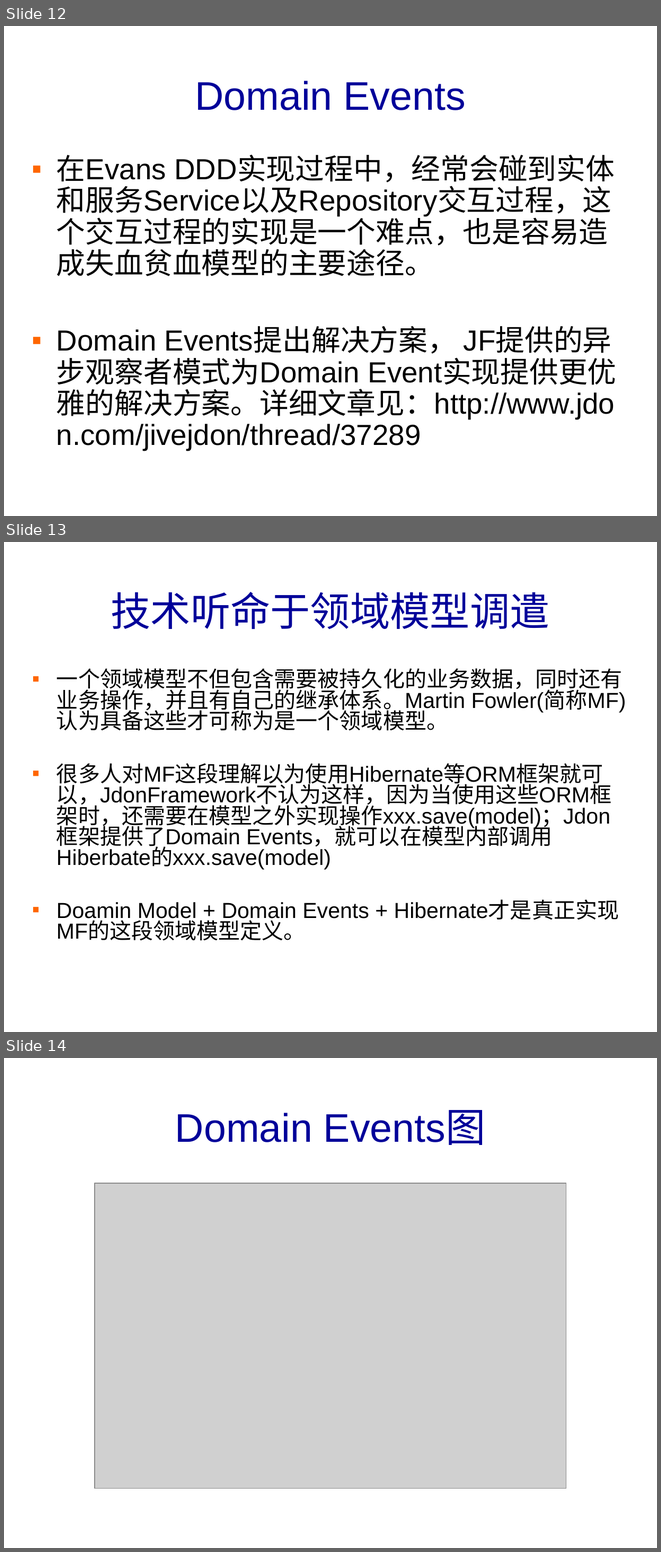
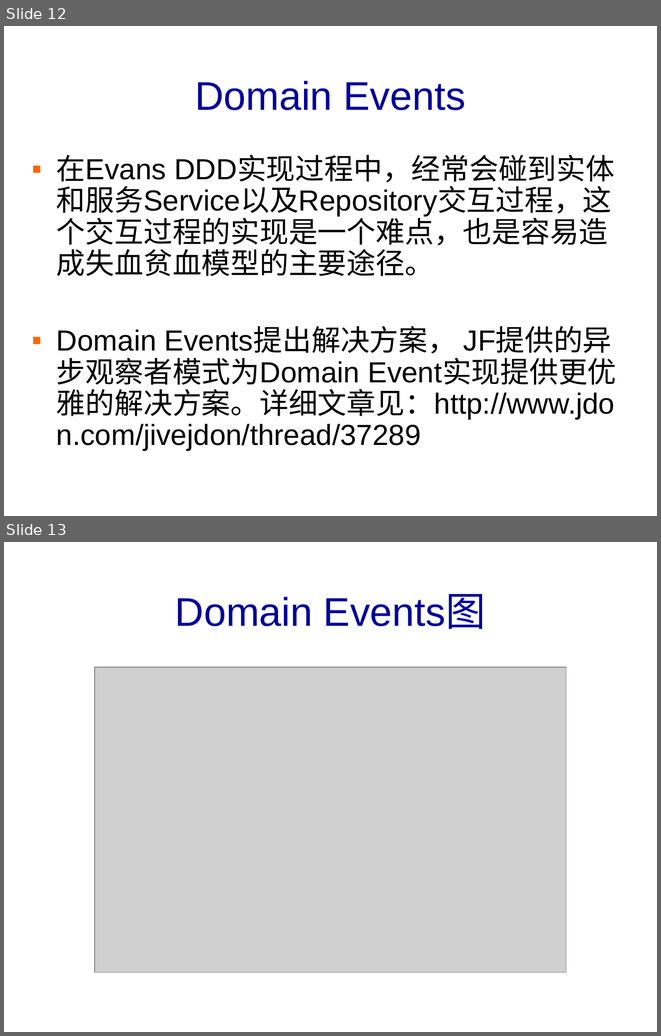
Before and after one commit to banq/jdonframework, a slide deck: doc/chinese/JdonFramework.ppt. Shown one above the other, each under a label of ours: slides 12, 13 and 14 before the commit, slides 12 and 13 after it. The pictures are 661x1552 and 661x1036 pixels, drawn with LibreOffice and Linux fonts; fonts in the diff are those of the drawing; grey boxes stand for pictures; background and template pictures are left out. Boxes give left, top, right and bottom in pixels: in the first picture for what was removed or moved away, otherwise in the second. Text is boxed around its words. In the diff, an @@ line names an element or a change of style, - is before the commit and + after.

```diff
--- a/doc/chinese/JdonFramework.ppt
+++ b/doc/chinese/JdonFramework.ppt
@@ slide 13 removed at [4,542,657,1032], background picture (left out) @@
@@ title removed at [111,592,550,629] @@
-技术听命于领域模型调遣
@@ text removed at [56,668,626,941] @@
-▪ 一个领域模型不但包含需要被持久化的业务数据，同时还有业务操作，并且有自己的继承体系。Martin Fowler(简称MF)认为具备这些才可称为是一个领域模型。
-▪ 很多人对MF这段理解以为使用Hibernate等ORM框架就可以，JdonFramework不认为这样，因为当使用这些ORM框架时，还需要在模型之外实现操作xxx.save(model)；Jdon框架提供了Domain Events，就可以在模型内部调用Hiberbate的xxx.save(model)
-▪ Doamin Model + Domain Events + Hibernate才是真正实现MF的这段领域模型定义。
@@ what was slide 14 is now slide 13 @@
```
Also in this commit, not shown: 1 slide changed, 1 other file.
